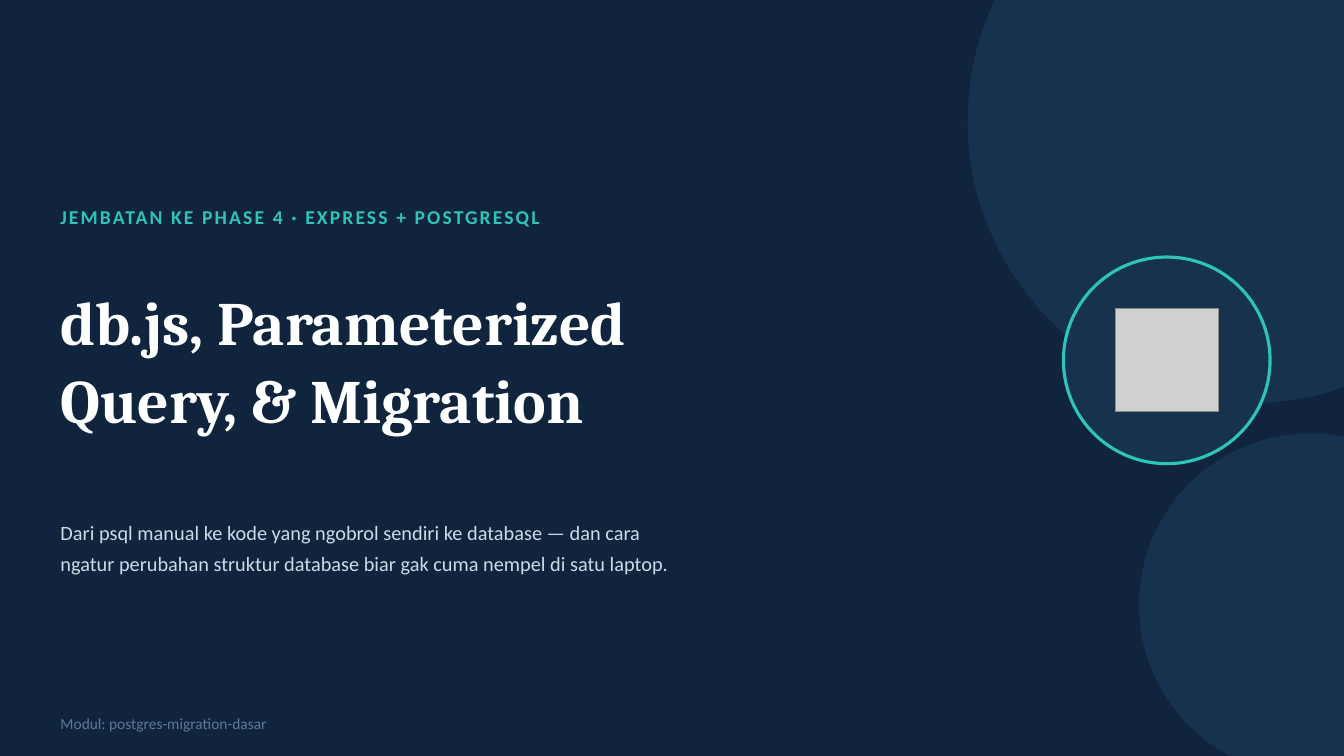
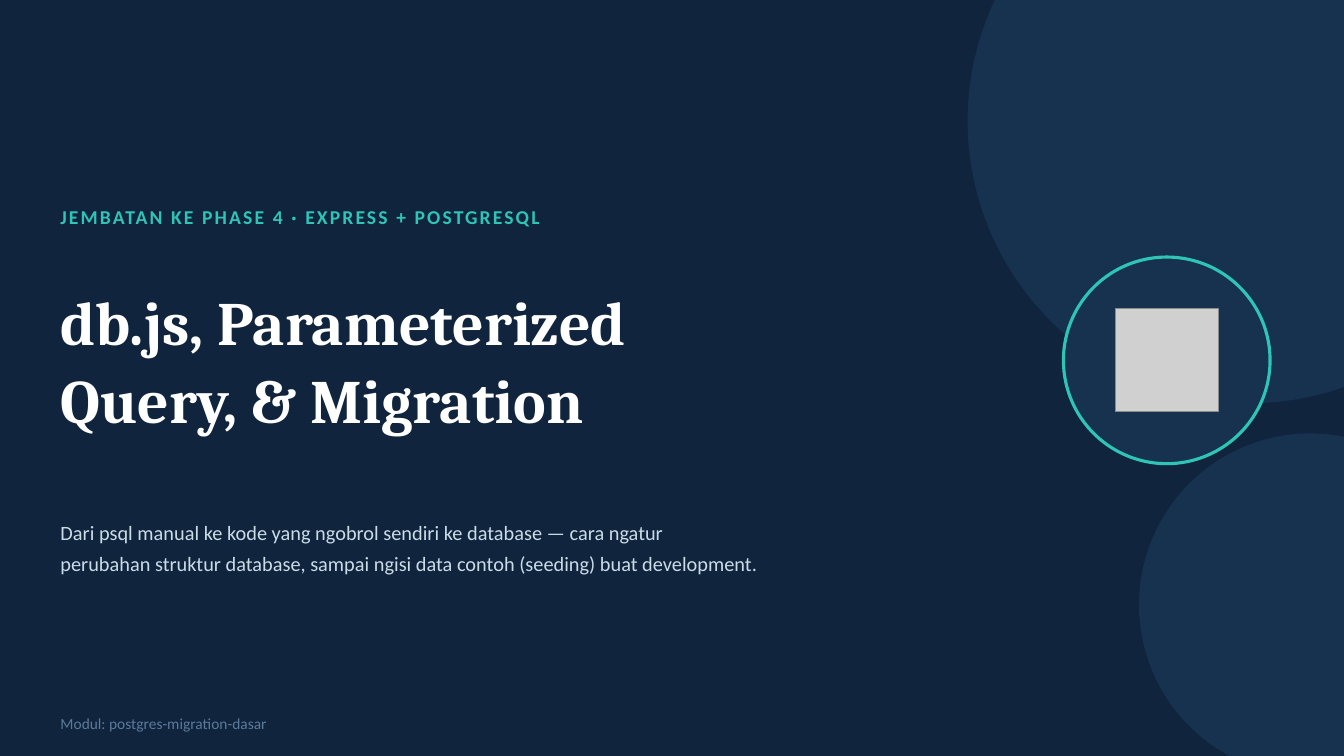
Before and after one commit to mursyidanmhp-del/Back-end, a slide deck: slide 1 of postgres-migration-dasar/postgres-migration-dasar.pptx. Drawn at 1344x756 pixels with LibreOffice and Linux fonts; fonts in the diff are those of the drawing; grey boxes stand for pictures. Boxes give left, top, right and bottom in pixels: in the first picture for what was removed or moved away, otherwise in the second. Text is boxed around its words. In the diff, an @@ line names an element or a change of style, - is before the commit and + after.

Commit message:
config, migration and seeding

```diff
--- a/postgres-migration-dasar/postgres-migration-dasar.pptx
+++ b/postgres-migration-dasar/postgres-migration-dasar.pptx
@@ text at bbox=[60, 526, 757, 575]: text changed @@
-Dari psql manual ke kode yang ngobrol sendiri ke database — dan cara
-ngatur perubahan struktur database biar gak cuma nempel di satu laptop.
+Dari psql manual ke kode yang ngobrol sendiri ke database — cara ngatur
+perubahan struktur database, sampai ngisi data contoh (seeding) buat development.
```
Also in this commit, not shown: 10 other slides changed, 1 slide added, 38 other files.
